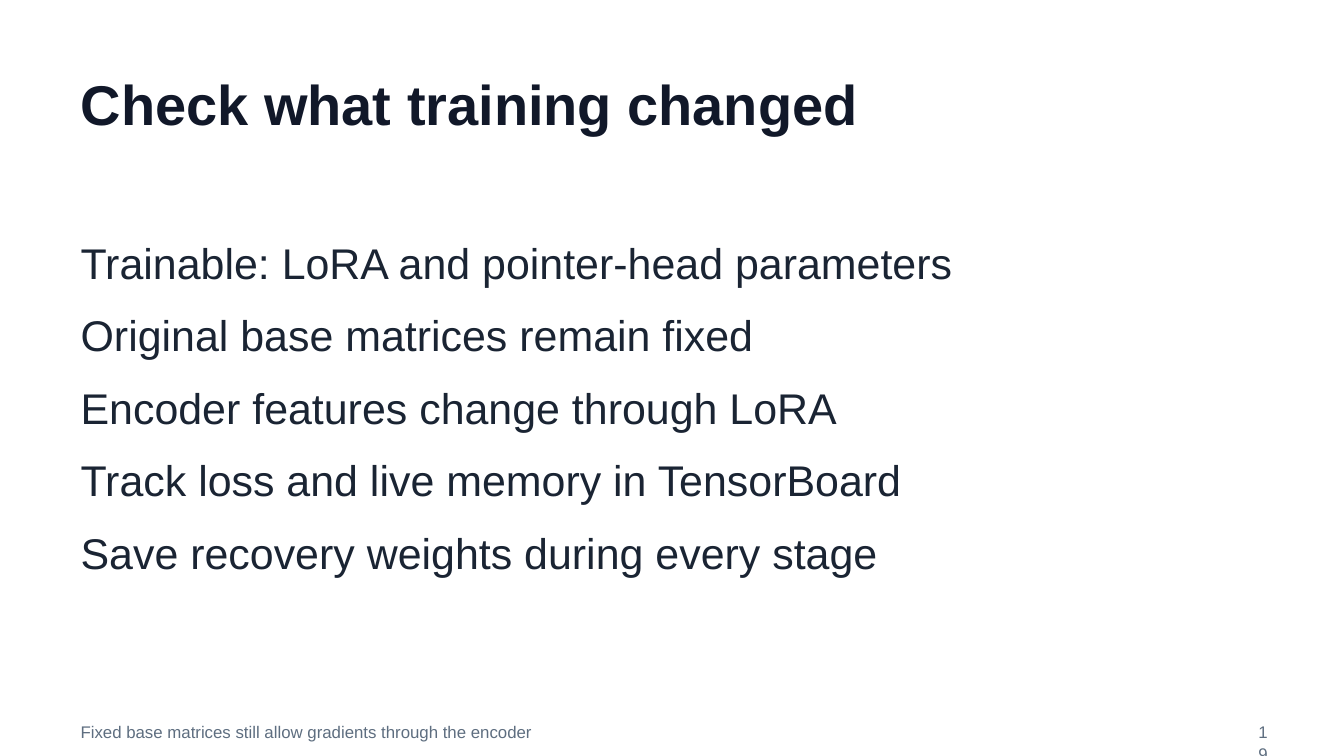
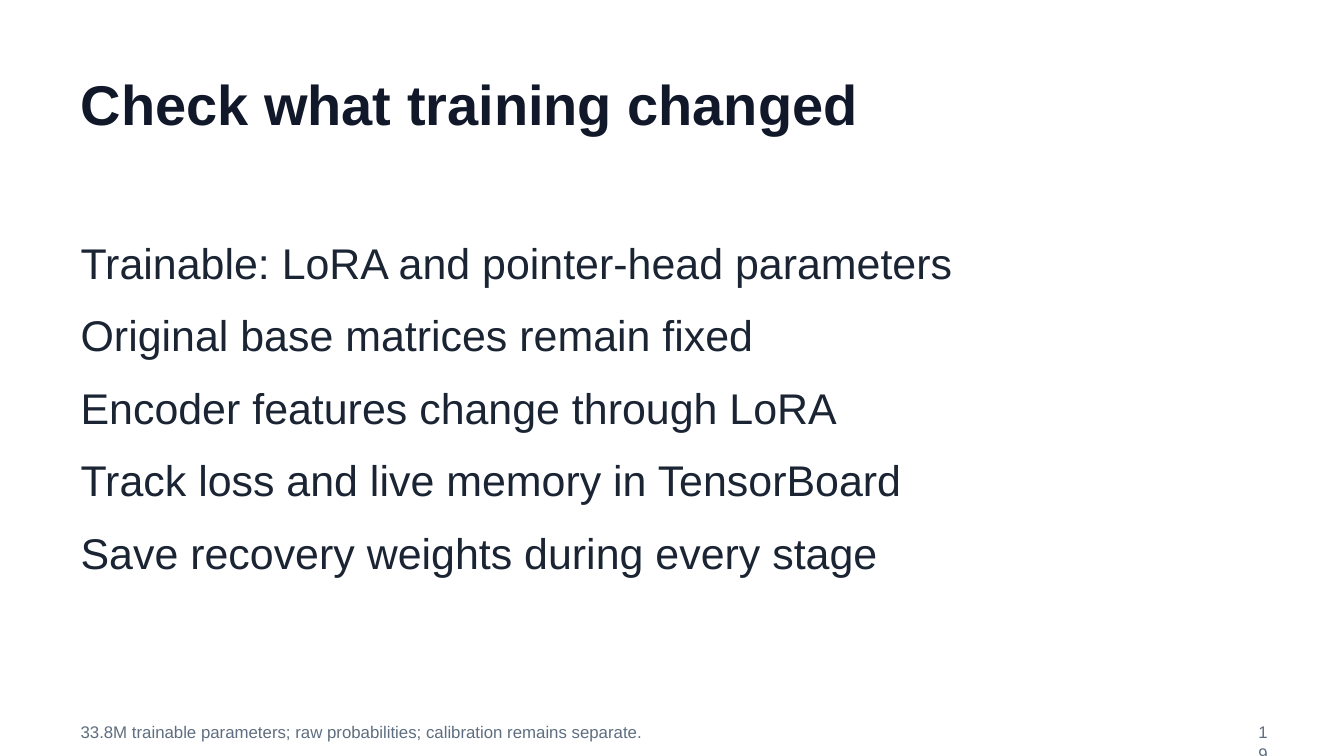
Before and after one commit to huixu11/QPlusLearning, a slide deck: slide 19 of labs/lab-01-kev-pacman/slides/pacman-lab.pptx. Drawn at 1344x756 pixels with LibreOffice and Linux fonts; fonts in the diff are those of the drawing. Boxes give left, top, right and bottom in pixels: in the first picture for what was removed or moved away, otherwise in the second. Text is boxed around its words. In the diff, an @@ line names an element or a change of style, - is before the commit and + after.

```diff
--- a/labs/lab-01-kev-pacman/slides/pacman-lab.pptx
+++ b/labs/lab-01-kev-pacman/slides/pacman-lab.pptx
@@ text at (81, 726, 642, 742): text changed @@
-Fixed base matrices still allow gradients through the encoder
+33.8M trainable parameters; raw probabilities; calibration remains separate.
```
Also in this commit, not shown: 10 other slides changed, 7 other files.
